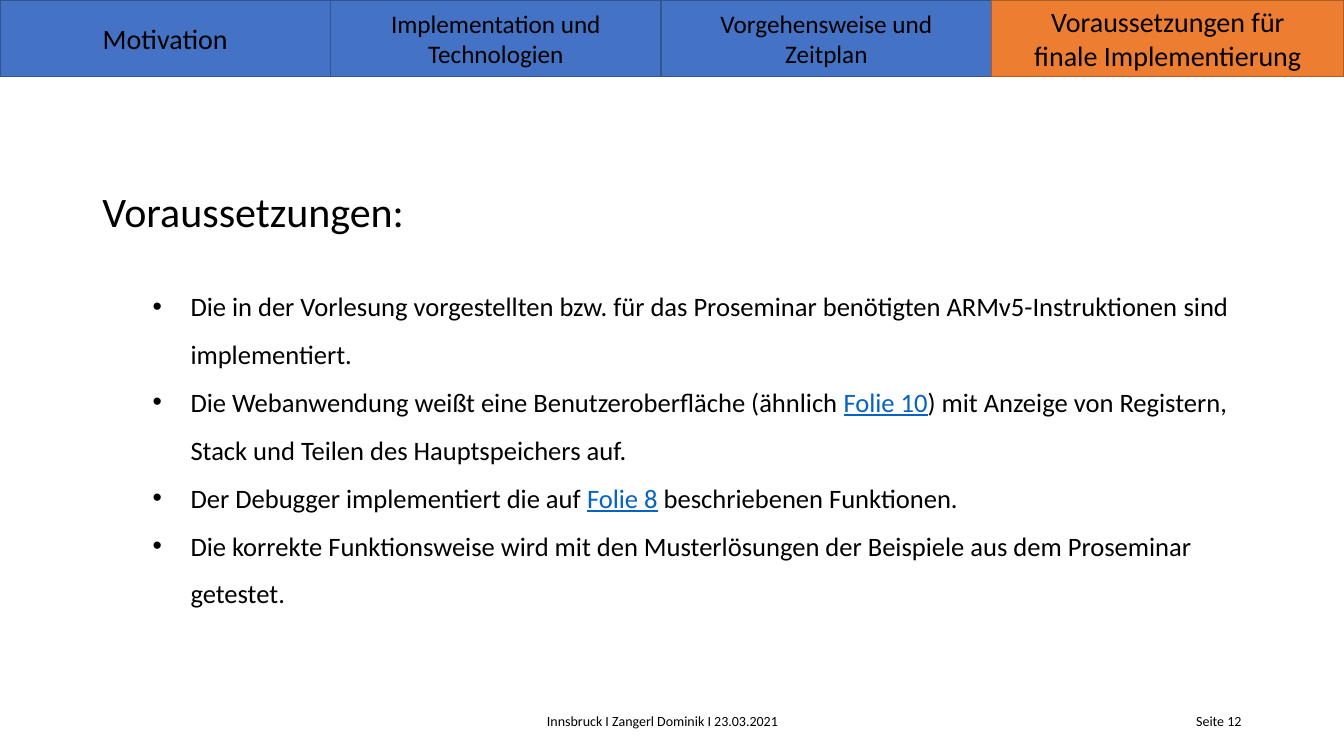
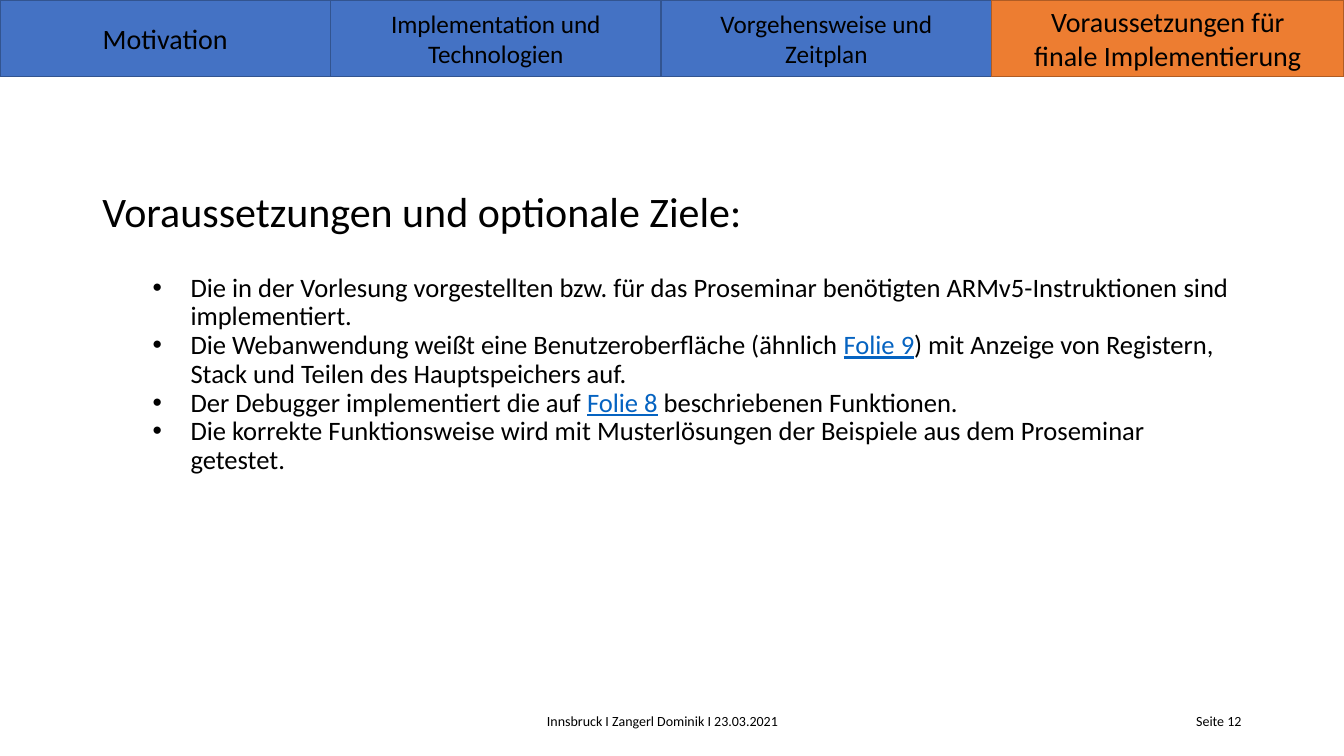
Before and after one commit to Koro95/ARM-Simulator, a slide deck: slide 60 of Latex/Initialpraesentation_anim_Zangerl_Dominik.pptx (slide 58 before the commit). Drawn at 1344x756 pixels with LibreOffice and Linux fonts; fonts in the diff are those of the drawing; background and template pictures are left out. Boxes give left, top, right and bottom in pixels: in the first picture for what was removed or moved away, otherwise in the second. Text is boxed around its words. In the diff, an @@ line names an element or a change of style, - is before the commit and + after.

```diff
--- a/Latex/Initialpraesentation_anim_Zangerl_Dominik.pptx
+++ b/Latex/Initialpraesentation_anim_Zangerl_Dominik.pptx
@@ title at (x1=102, y1=198, x2=741, y2=235): text changed @@
-Voraussetzungen:
+Voraussetzungen und optionale Ziele:
@@ subtitle at (x1=191, y1=278, x2=1228, y2=417): line spacing 1.5 to 0.9 @@
@@ subtitle at (x1=191, y1=334, x2=1213, y2=388): text changed @@
-  • Die Webanwendung weißt eine Benutzeroberfläche (ähnlich Folie 10) mit Anzeige von Registern, Stack und Teilen des Hauptspeichers auf.
+  • Die Webanwendung weißt eine Benutzeroberfläche (ähnlich Folie 9) mit Anzeige von Registern, Stack und Teilen des Hauptspeichers auf.
@@ subtitle at (x1=191, y1=421, x2=1144, y2=474): text changed @@
-  • Die korrekte Funktionsweise wird mit den Musterlösungen der Beispiele aus dem Proseminar getestet.
+  • Die korrekte Funktionsweise wird mit Musterlösungen der Beispiele aus dem Proseminar getestet.
```
Also in this commit, not shown: 53 other slides changed, 4 slides added, 6 other files.
